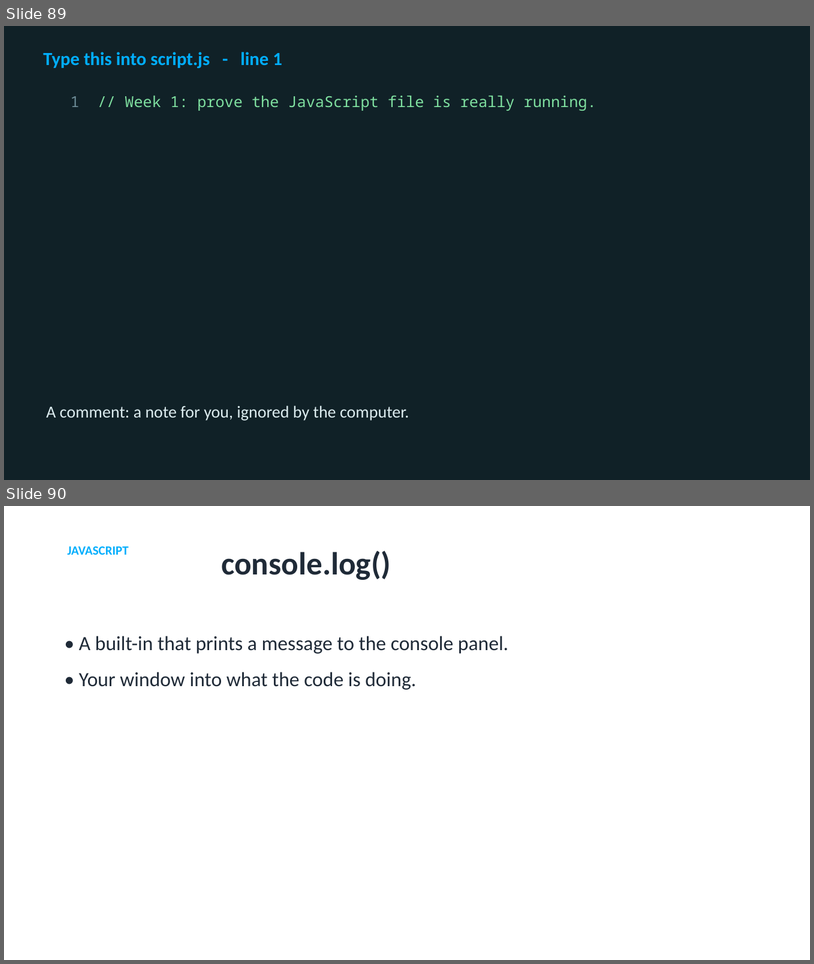
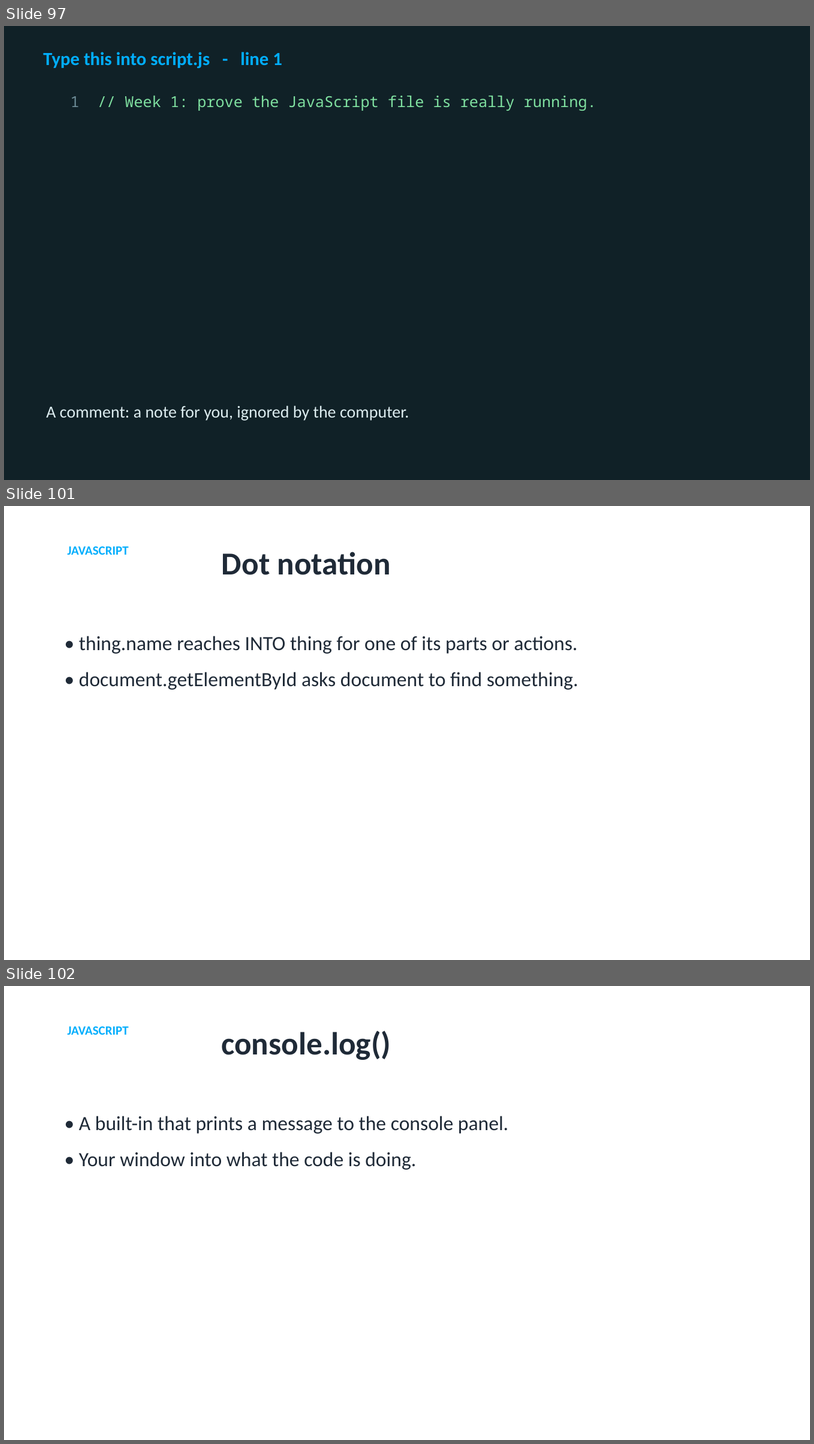
Before and after one commit to utgapps/utgapps.github.io, a slide deck: ai101/slides/week-01.pptx. Shown one above the other, each under a label of ours: slides 89 and 90 before the commit, slides 97, 101 and 102 after it; the slides between them are not shown. The pictures are 814x964 and 814x1444 pixels, drawn with LibreOffice and Linux fonts; fonts in the diff are those of the drawing. Boxes give left, top, right and bottom in pixels: in the first picture for what was removed or moved away, otherwise in the second. Text is boxed around its words. In the diff, an @@ line names an element or a change of style, - is before the commit and + after.

```diff
--- a/ai101/slides/week-01.pptx
+++ b/ai101/slides/week-01.pptx
@@ slide 101 added at bbox=[4, 506, 810, 960], background #FFFFFF @@
@@ text added at bbox=[68, 546, 129, 555], 15 pt, text #01AEFD, bold @@
+JAVASCRIPT
@@ title added at bbox=[222, 552, 391, 575], 38 pt, text #1F2A37, bold @@
+Dot notation
@@ text added at bbox=[79, 636, 579, 690], 24 pt, text #1F2A37 @@
+• thing.name reaches INTO thing for one of its parts or actions.
+• document.getElementById asks document to find something.
@@ what was slide 89 is now slide 97 @@
@@ what was slide 90 is now slide 102 @@
```
Also in this commit, not shown: 11 other slides added, 19 other files.
